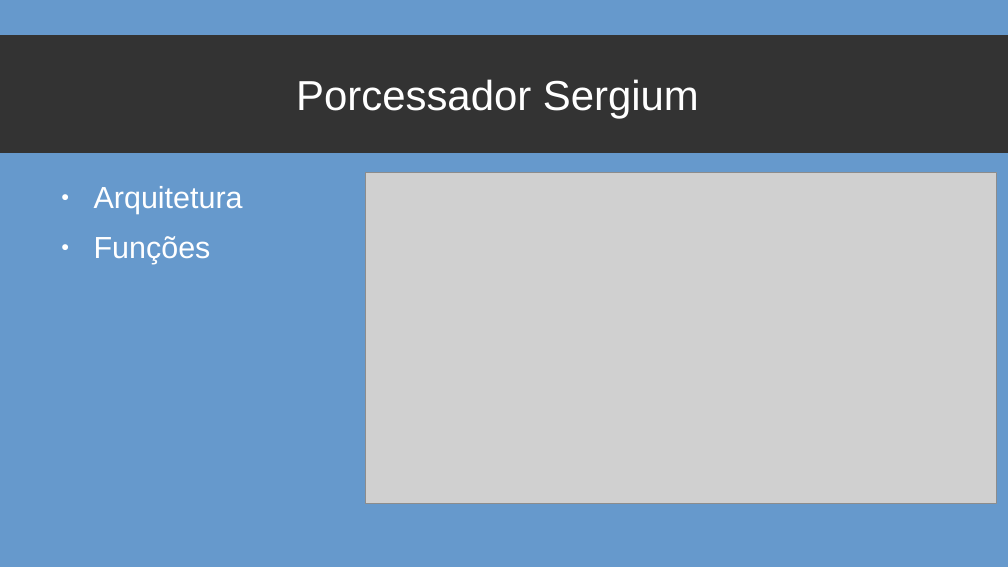
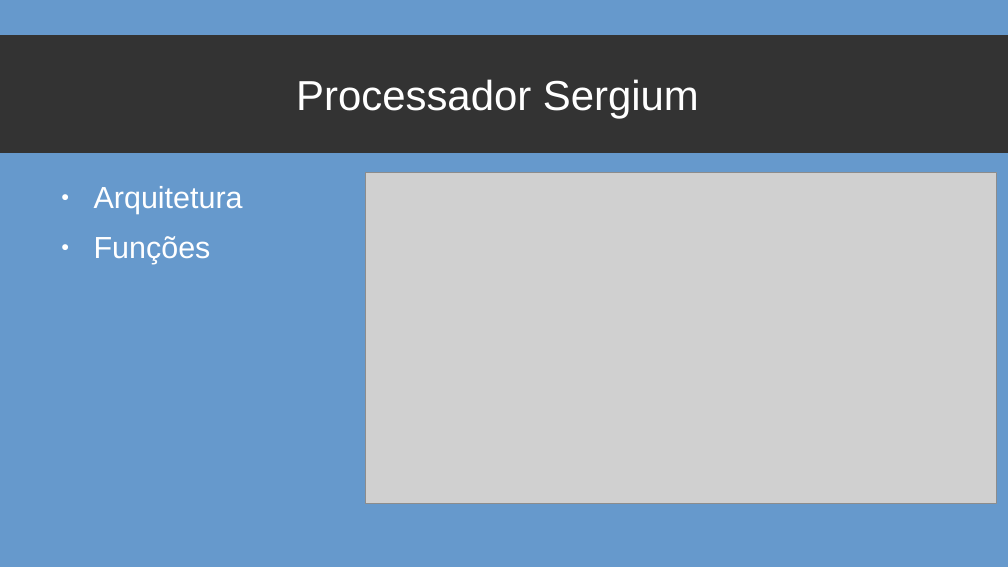
Before and after one commit to max2320/processor-simulator, a slide deck: slide 9 of docs/presentation.odp. Drawn at 1008x567 pixels with LibreOffice and Linux fonts; fonts in the diff are those of the drawing; grey boxes stand for pictures. Boxes give left, top, right and bottom in pixels: in the first picture for what was removed or moved away, otherwise in the second. Text is boxed around its words. In the diff, an @@ line names an element or a change of style, - is before the commit and + after.

```diff
--- a/docs/presentation.odp
+++ b/docs/presentation.odp
@@ title at bbox=[296, 79, 699, 119]: text changed @@
-Porcessador Sergium
+Processador Sergium
```
Also in this commit, not shown: 5 other files.
